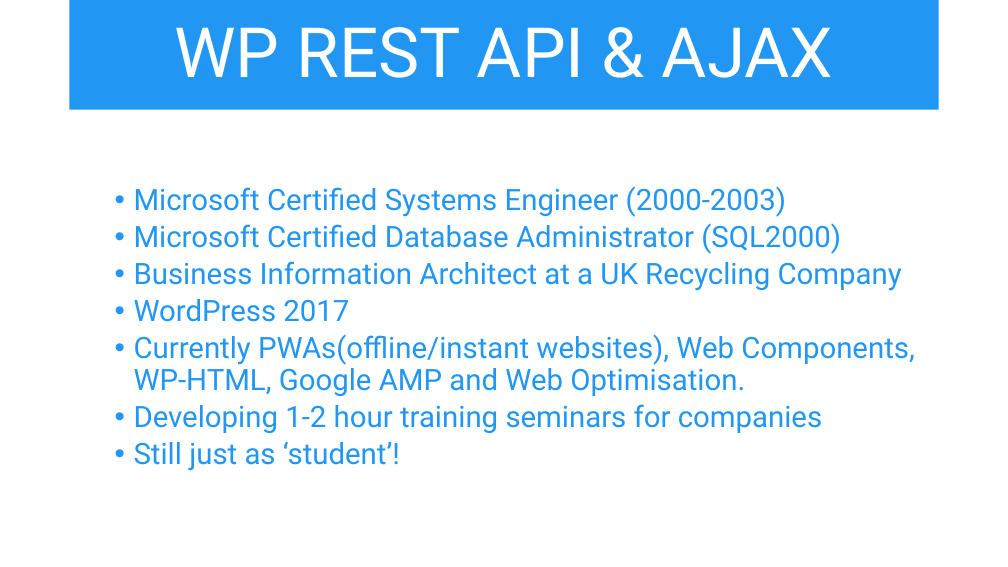
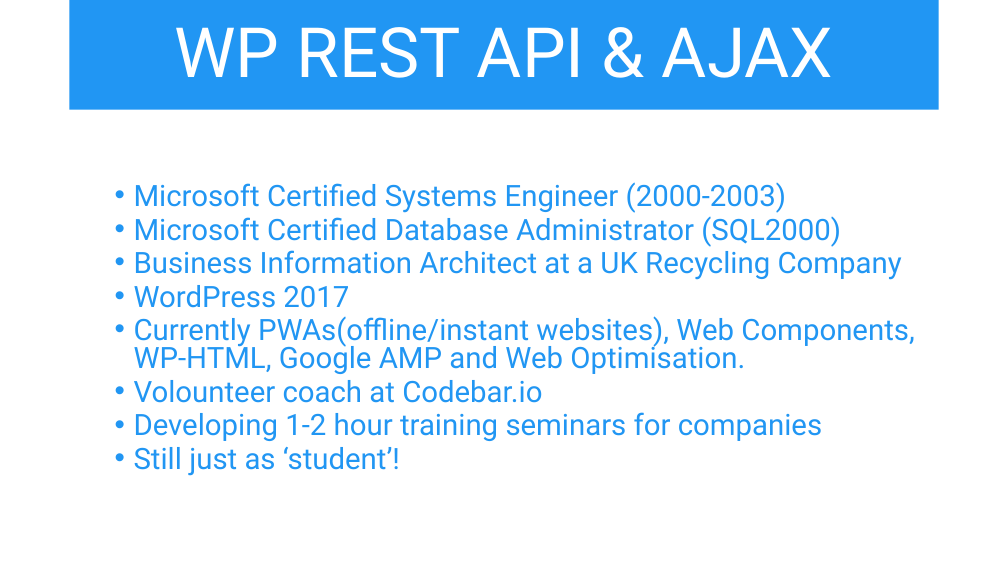
Before and after one commit to iwswordpress/rest, a slide deck: slide 3 of rest-api-workshop.pptx. Drawn at 1008x567 pixels with LibreOffice and Linux fonts; fonts in the diff are those of the drawing. Boxes give left, top, right and bottom in pixels: in the first picture for what was removed or moved away, otherwise in the second. Text is boxed around its words. In the diff, an @@ line names an element or a change of style, - is before the commit and + after.

```diff
--- a/rest-api-workshop.pptx
+++ b/rest-api-workshop.pptx
@@ text at box(134, 182, 914, 476): line spacing 0.9 to 0.8 @@
@@ text at box(134, 380, 542, 403): paragraph added @@
+  • Volounteer coach at Codebar.io
```
Also in this commit, not shown: 1 other slide changed, 3 other files.
